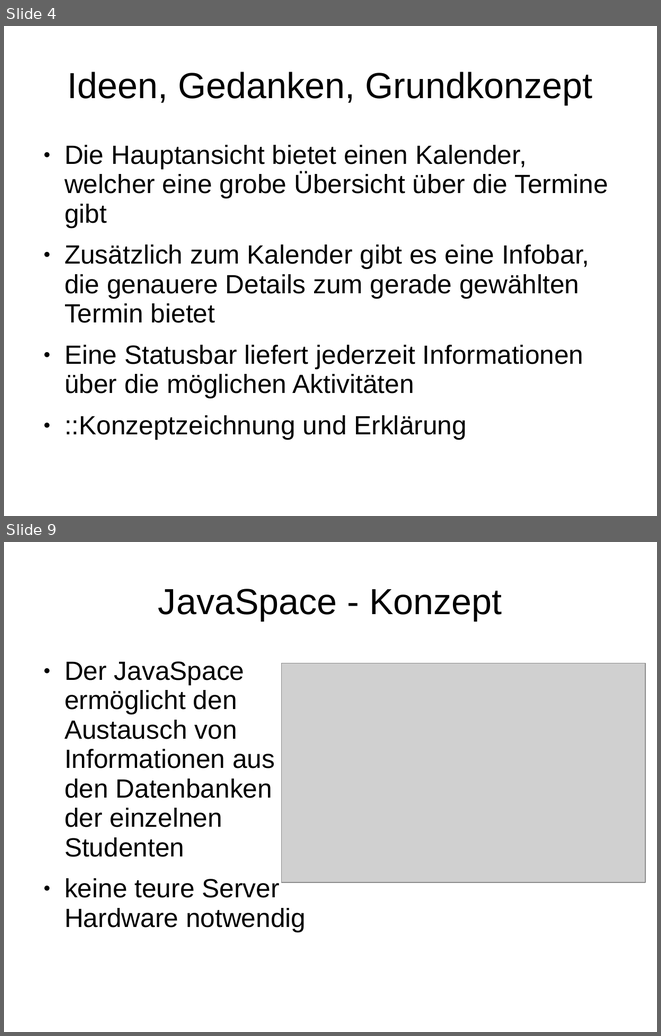
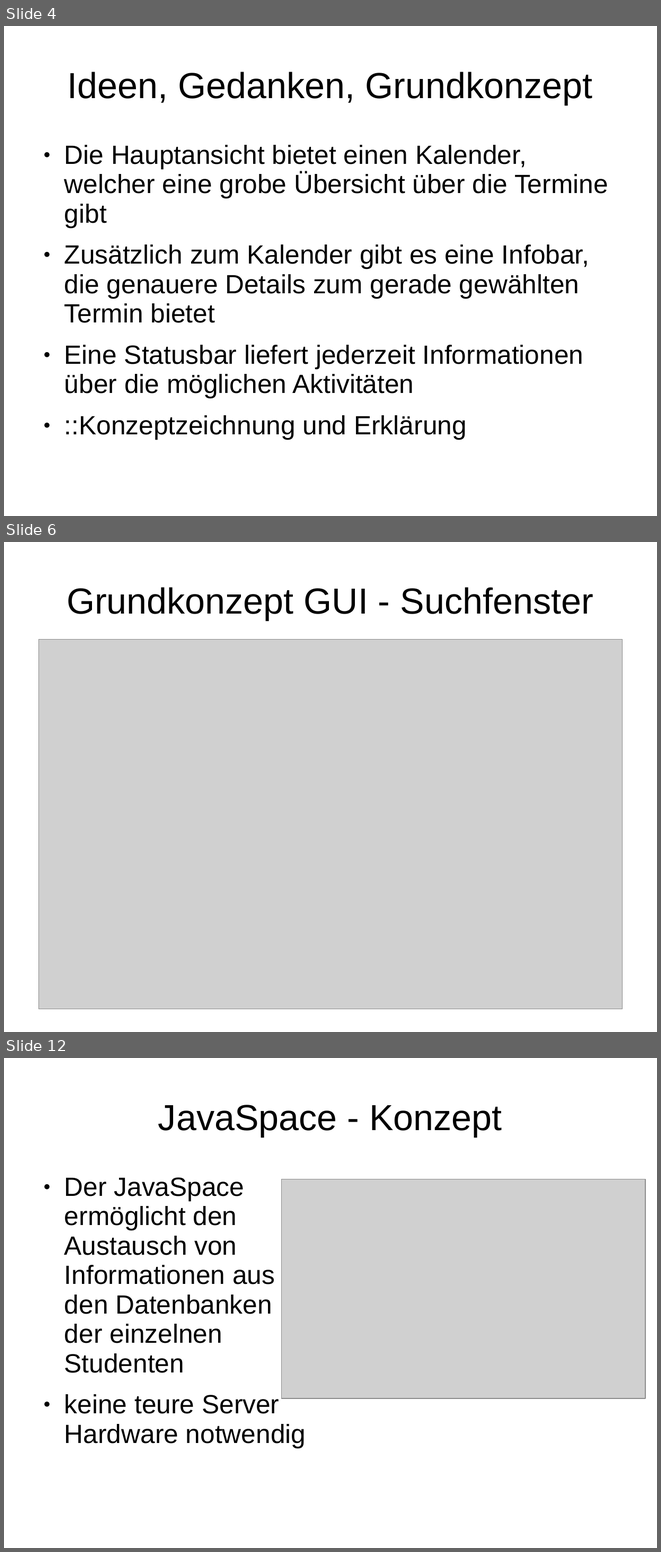
Before and after one commit to BackupTheBerlios/autopsi-svn, a slide deck: trunk/org/mr2/präsentation.ppt. Shown one above the other, each under a label of ours: slides 4 and 9 before the commit, slides 4, 6 and 12 after it; the slides between them are not shown. The pictures are 661x1036 and 661x1552 pixels, drawn with LibreOffice and Linux fonts; fonts in the diff are those of the drawing; grey boxes stand for pictures; background and template pictures are left out. Boxes give left, top, right and bottom in pixels: in the first picture for what was removed or moved away, otherwise in the second. Text is boxed around its words. In the diff, an @@ line names an element or a change of style, - is before the commit and + after.

```diff
--- a/trunk/org/mr2/präsentation.ppt
+++ b/trunk/org/mr2/präsentation.ppt
@@ slide 6 added at bbox=[4, 542, 657, 1032], background #FFFFFF @@
@@ title added at bbox=[67, 587, 593, 620], 44 pt, text #000000 @@
+Grundkonzept GUI - Suchfenster
@@ picture added at bbox=[39, 639, 623, 1009] @@
@@ what was slide 9 is now slide 12 @@
```
Also in this commit, not shown: 6 other slides added, 4 slides removed, 2 other files.
